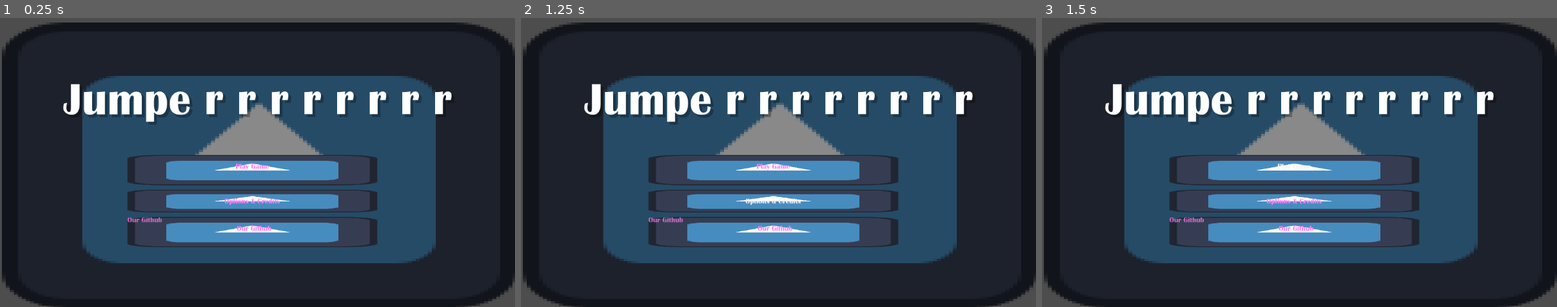
Above: before the commit, frames 1-3 (left to right).
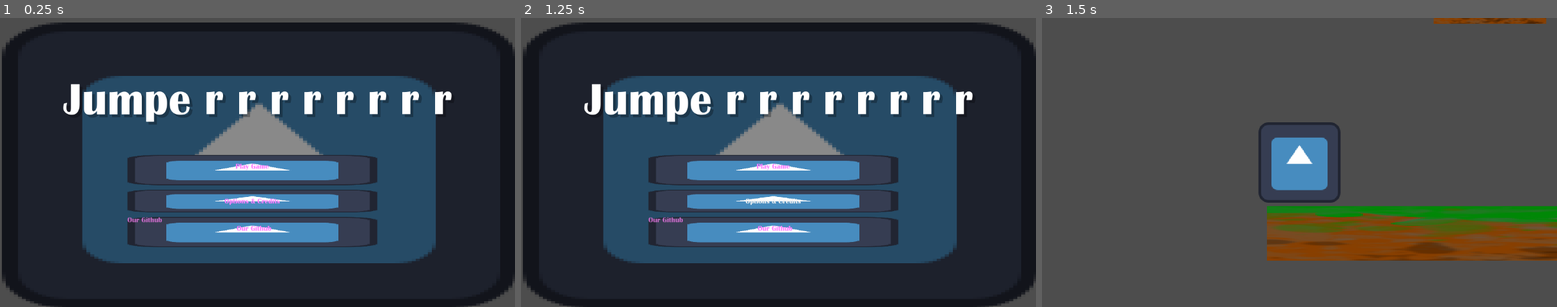
Above: after the commit, the same moments.

Repository: Guyiy1324/Jumpe-r-r-r-r-r-r-r-r
Game: Godot game, scene res://MainMenu.tscn
Two runs of this game, one before a commit and one after it. Both use one fixed random seed, a clock stepped at 60 frames per second and the inputs below. The engine's default icon, where the game draws it, is replaced by a stand-in: a white triangle on a blue panel in a dark square.
Inputs:
- Up to frame 1 (0.25 s): no input
- Up to frame 2 (1.25 s): click "Options & Credits" at 0.5 s
- Up to frame 3 (1.5 s): click "Play Game" at 1.25 s

Frames 1-2 are identical in both runs. In frame 3, 93% of the frame differs, in the area x 0-100%, y 0-100%.

Commit message:
camera and manin manu

Diff:
--- a/jump-e-r/MainMenu.tscn
+++ b/jump-e-r/MainMenu.tscn
@@ -19,7 +19,7 @@
 
 [sub_resource type="StyleBoxEmpty" id="StyleBoxEmpty_h7a2f"]
 
-[node name="MainMenu" type="Control" unique_id=1024877346]
+[node name="MainMenu" type="Control"]
 layout_mode = 3
 anchors_preset = 15
 anchor_right = 1.0
@@ -32,13 +32,13 @@
 grow_vertical = 2
 script = ExtResource("1_h7a2f")
 
-[node name="Panel" type="Panel" parent="." unique_id=1122163661]
+[node name="Panel" type="Panel" parent="."]
 layout_mode = 0
 offset_right = 1151.0
 offset_bottom = 640.0
 theme_override_styles/panel = SubResource("StyleBoxTexture_42r2q")
 
-[node name="VBoxContainer" type="VBoxContainer" parent="." unique_id=1311457273]
+[node name="VBoxContainer" type="VBoxContainer" parent="."]
 layout_mode = 1
 anchors_preset = 8
 anchor_left = 0.5
@@ -55,7 +55,7 @@
 size_flags_vertical = 4
 theme_override_constants/separation = 10
 
-[node name="Button" type="Button" parent="VBoxContainer" unique_id=1151985260]
+[node name="Button" type="Button" parent="VBoxContainer"]
 layout_mode = 2
 size_flags_vertical = 3
 theme_override_colors/font_color = Color(1.4643909, 0.4986225, 1.3796744, 1)
@@ -70,7 +70,7 @@
  "
 icon_alignment = 1
 
-[node name="Button2" type="Button" parent="VBoxContainer" unique_id=1590294479]
+[node name="Button2" type="Button" parent="VBoxContainer"]
 layout_mode = 2
 size_flags_vertical = 3
 theme_override_colors/font_color = Color(1.4643909, 0.4986225, 1.3796744, 1)
@@ -83,7 +83,7 @@
 Options & Credits
  "
 
-[node name="Button3" type="Button" parent="VBoxContainer" unique_id=2017524966]
+[node name="Button3" type="Button" parent="VBoxContainer"]
 layout_mode = 2
 size_flags_vertical = 3
 theme_override_colors/font_color = Color(1.4643909, 0.4986225, 1.3796744, 1)
@@ -95,15 +95,13 @@
 
  "
 
-[node name="LinkButton" type="LinkButton" parent="VBoxContainer/Button3" unique_id=1445002077]
+[node name="LinkButton" type="LinkButton" parent="VBoxContainer/Button3"]
 layout_mode = 0
 offset_top = -2.25
 offset_right = 559.0
 offset_bottom = 52.25
 size_flags_horizontal = 4
 size_flags_vertical = 4
-offset_transform_enabled = true
-offset_transform_position = Vector2(244, 2118)
 theme_override_colors/font_color = Color(0.7680918, 0.41388714, 0.7680918, 1)
 theme_override_colors/font_hover_color = Color(1.5598607, 0.68947756, 1.451813, 1)
 theme_override_fonts/font = ExtResource("1_i26rj")
@@ -111,7 +109,7 @@
 underline = 1
 uri = "https://github.com/Guyiy1324/Jumpe-r-r-r-r-r-r-r-r"
 
-[node name="Label" type="Label" parent="." unique_id=826239914]
+[node name="Label" type="Label" parent="."]
 layout_mode = 0
 offset_left = 2.0
 offset_top = 69.0
--- a/jump-e-r/main_menu.gd
+++ b/jump-e-r/main_menu.gd
@@ -12,8 +12,8 @@
 
 
 func _on_start_pressed() -> void:
-	pass # Replace with function body.
+	get_tree().change_scene_to_file("res://map.tscn")
 
 
 func _on_options_pressed() -> void:
-	pass # Replace with function body.
+	print("gay")
--- a/jump-e-r/player.tscn
+++ b/jump-e-r/player.tscn
@@ -43,3 +43,5 @@
 [node name="CollisionShape2D" type="CollisionShape2D" parent="CharacterBody2D"]
 scale = Vector2(6.3, 6.3)
 shape = SubResource("RectangleShape2D_4flbx")
+
+[node name="Camera2D" type="Camera2D" parent="."]
Not shown: 2 places in jump-e-r/MainMenu.tscn that only renumber resources
